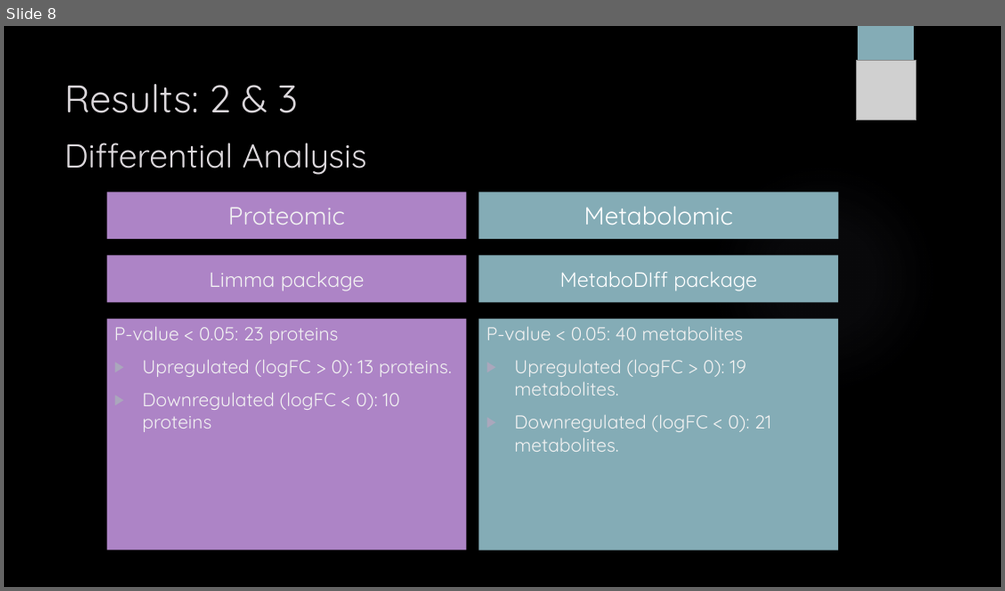
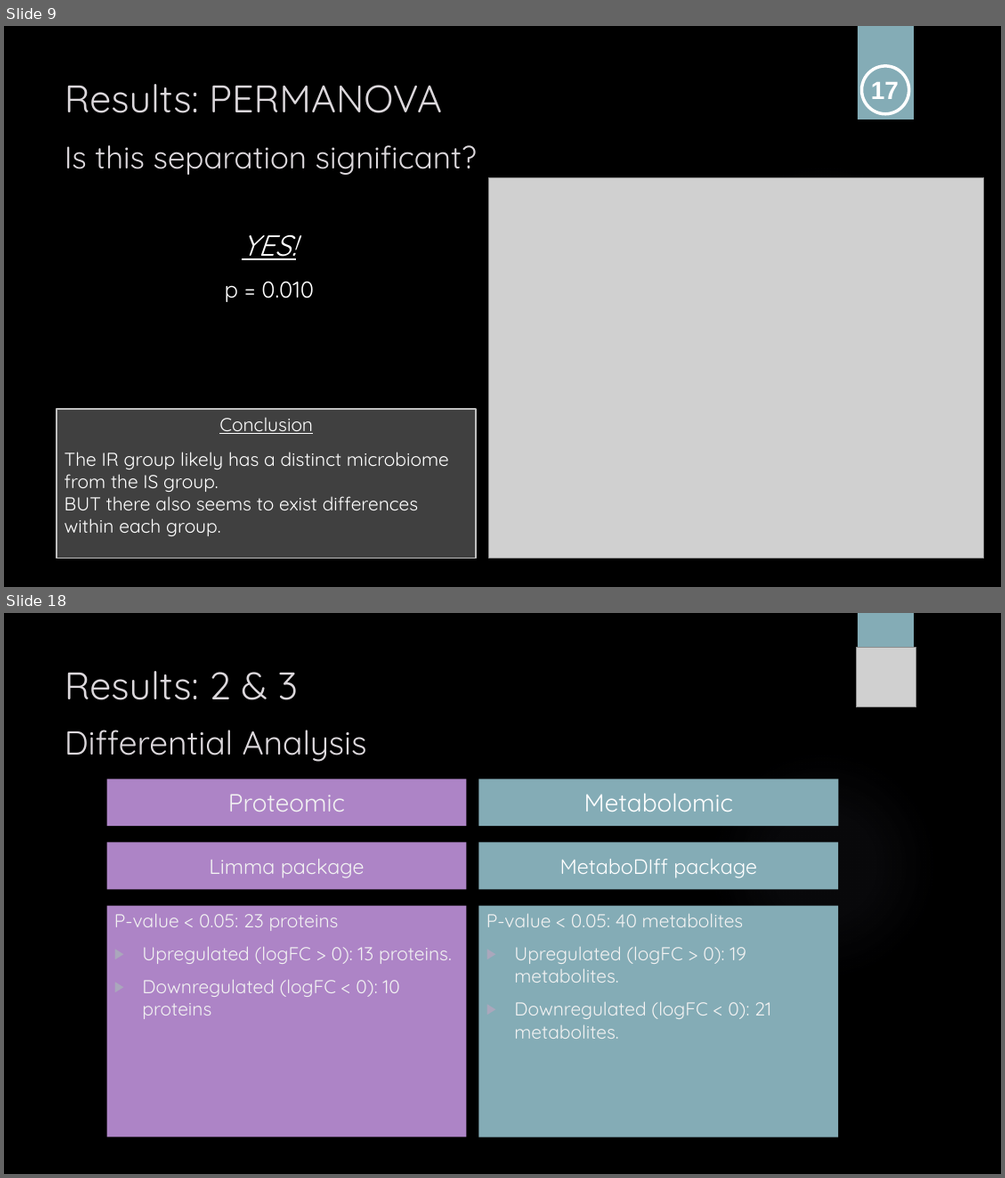
Before and after one commit to sabdeolive/Sabrina_BMS_Bachelor-Internship, a slide deck: Final Presentation.pptx. Shown one above the other, each under a label of ours: slide 8 before the commit, slides 9 and 18 after it; the slides between them are not shown. The pictures are 1005x591 and 1005x1178 pixels, drawn with LibreOffice and Linux fonts; fonts in the diff are those of the drawing; grey boxes stand for pictures; background and template pictures are left out. Boxes give left, top, right and bottom in pixels: in the first picture for what was removed or moved away, otherwise in the second. Text is boxed around its words. In the diff, an @@ line names an element or a change of style, - is before the commit and + after.

```diff
--- a/Final Presentation.pptx
+++ b/Final Presentation.pptx
@@ slide 9 added at bbox=[4, 26, 1001, 587], background picture (left out); not listed: 2 template elements that a slide beside it also shows @@
@@ ellipse added at bbox=[862, 66, 909, 113], outline #FFFFFF 3 pt @@
@@ title added at bbox=[65, 84, 477, 175], 30 pt, text #DCD8DC @@
+Results: PERMANOVA
+Is this separation significant?
@@ text added at bbox=[871, 82, 898, 99], 24 pt, text #FFFFFF, bold @@
+17
@@ picture added at bbox=[489, 178, 985, 558] @@
@@ text added at bbox=[242, 234, 296, 260], 28 pt, text #FFFFFF, italic, underline @@
+YES!
@@ text added at bbox=[225, 281, 314, 302], 22 pt, text #FFFFFF @@
+p = 0.010
@@ rectangle added at bbox=[57, 409, 477, 557], fill #FFFFFF at 25% opacity, outline #BFBFBF 1.5 pt @@
@@ text added at bbox=[65, 417, 449, 536], 18 pt, text #FFFFFF @@
+Conclusion
+The IR group likely has a distinct microbiome from the IS group.
+BUT there also seems to exist differences within each group.
@@ what was slide 8 is now slide 18 @@
```
Also in this commit, not shown: 1 slide changed, 14 other slides added.
